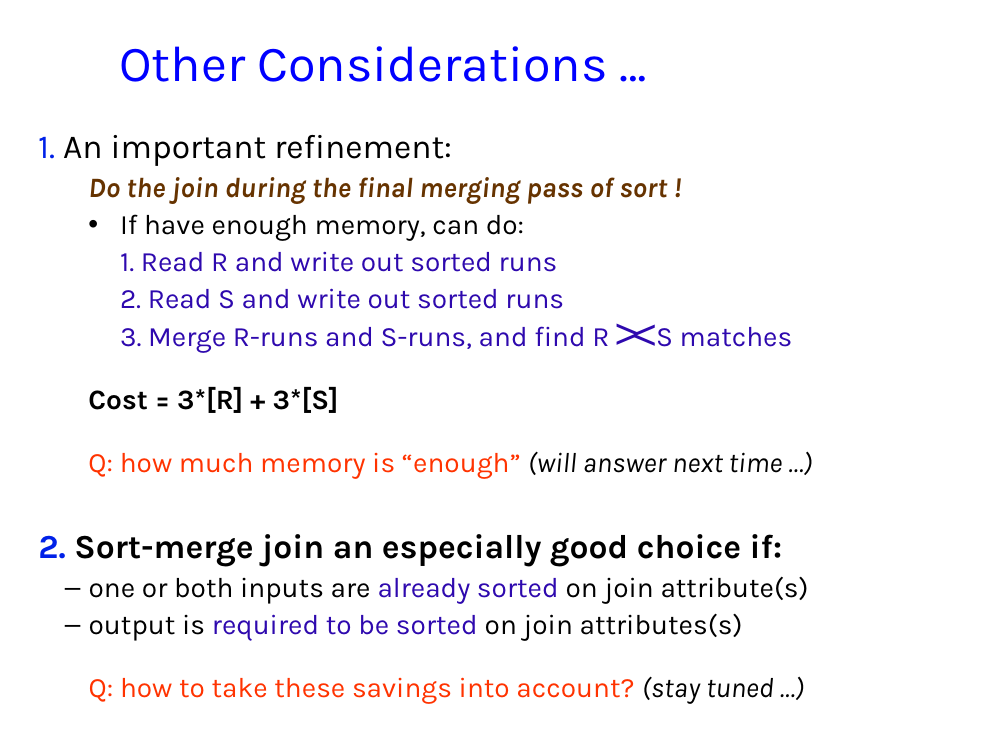
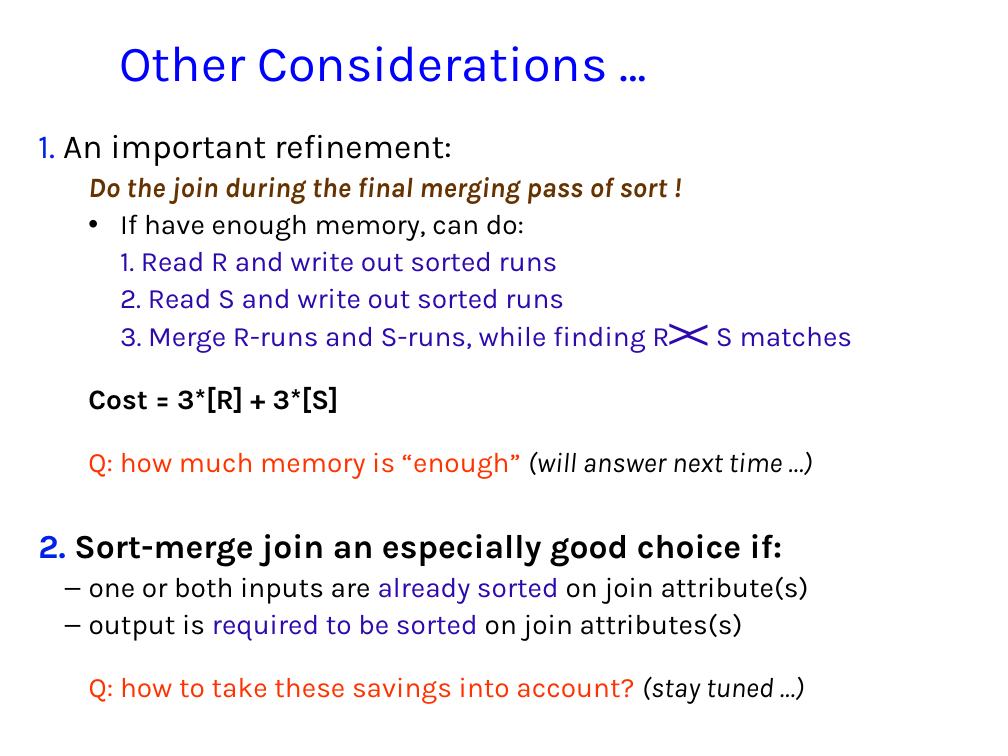
Before and after one commit to jhellerstein/cs186-09, a slide deck: slide 30 of lecs/09-QP1.ppt. Drawn at 1008x756 pixels with LibreOffice and Linux fonts; fonts in the diff are those of the drawing; background and template pictures are left out. Boxes give left, top, right and bottom in pixels: in the first picture for what was removed or moved away, otherwise in the second. Text is boxed around its words. In the diff, an @@ line names an element or a change of style, - is before the commit and + after.

```diff
--- a/lecs/09-QP1.ppt
+++ b/lecs/09-QP1.ppt
@@ text at (x1=120, y1=326, x2=853, y2=353): text changed @@
-  3. Merge R-runs and S-runs, and find R S matches
+  3. Merge R-runs and S-runs, while finding R S matches
@@ text ">" moved from (x1=615, y1=306, x2=639, y2=357) to (x1=667, y1=306, x2=691, y2=357) @@
@@ text "<" moved from (x1=632, y1=307, x2=656, y2=358) to (x1=685, y1=307, x2=710, y2=358) @@
```
Also in this commit, not shown: 2 other slides changed, 1 other file.
